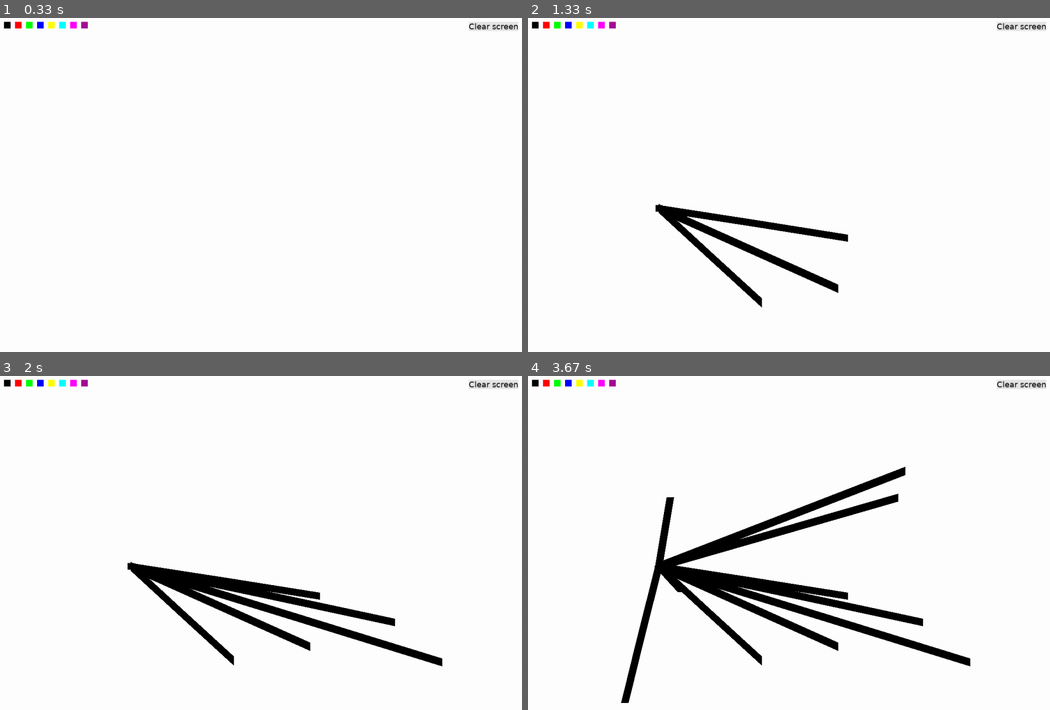
Above: before the commit, frames 1-4 (two rows, left to right).
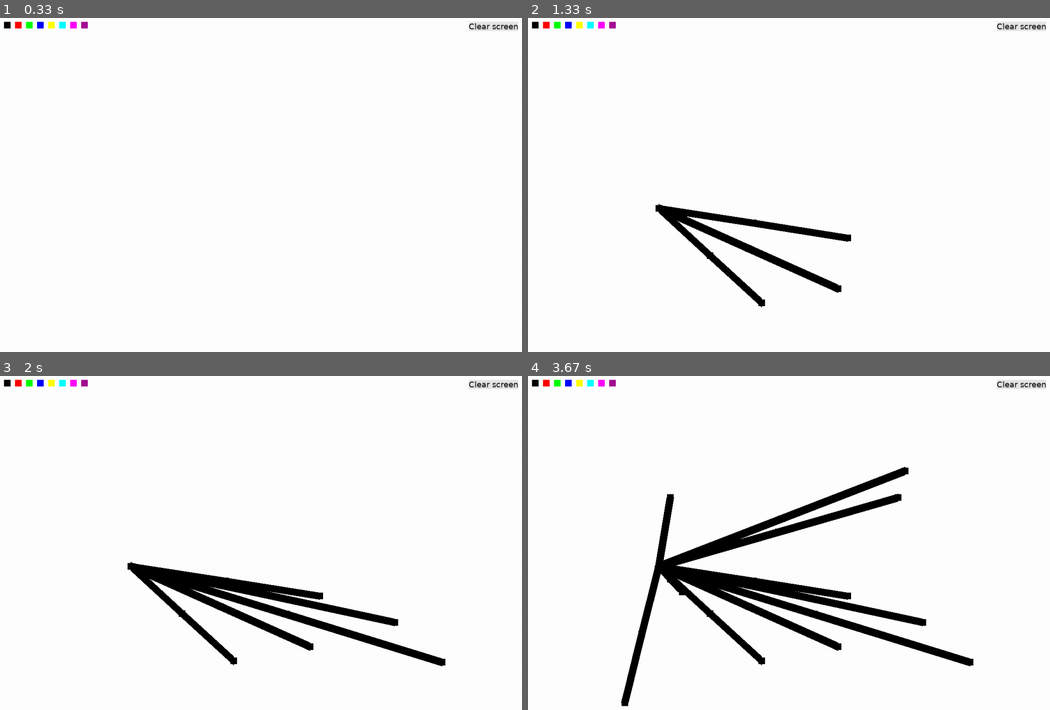
Above: after the commit, the same moments.

Repository: simplycode07/Paint-app-with-pygame
Game: pygame game, started from main.py
Same seed, same stepped clock (60 frames per second), same inputs: the game is played once before the commit and once after it.
Inputs (mouse positions are in pixels of both pictures, inside the frame that each line leads up to):
- Up to frame 1 (0.33 s): no input
- Up to frame 2 (1.33 s): press the mouse at (658, 208) at 0.37 s; move the mouse to (747, 248) at 0.47 s; release the mouse at (835, 288) at 0.6 s; press the mouse at (658, 208) at 0.7 s; move the mouse to (752, 221) at 0.8 s; release the mouse at (846, 238) at 0.93 s; press the mouse at (658, 208) at 1.03 s; move the mouse to (710, 255) at 1.13 s; release the mouse at (762, 301) at 1.27 s
- Up to frame 3 (2 s): press the mouse at (130, 566) at 1.37 s; move the mouse to (261, 593) at 1.47 s; release the mouse at (396, 623) at 1.6 s; press the mouse at (130, 566) at 1.7 s; move the mouse to (287, 613) at 1.8 s; release the mouse at (443, 663) at 1.93 s
- Up to frame 4 (3.67 s): press the mouse at (658, 566) at 2.03 s; move the mouse to (778, 532) at 2.13 s; release the mouse at (898, 496) at 2.27 s; press the mouse at (658, 566) at 2.37 s; move the mouse to (783, 519) at 2.47 s; release the mouse at (903, 469) at 2.6 s; press the mouse at (658, 566) at 2.7 s; move the mouse to (663, 532) at 2.8 s; release the mouse at (668, 496) at 2.93 s; press the mouse at (658, 566) at 3.03 s; move the mouse to (642, 633) at 3.13 s; release the mouse at (621, 703) at 3.27 s; press the mouse at (658, 566) at 3.37 s; move the mouse to (668, 579) at 3.47 s; release the mouse at (679, 593) at 3.6 s

Frame 1 is identical in both runs. In frame 2, less than 0.1% of the frame differs, in the area x 34-62%, y 60-87%; in frame 3, less than 0.1%; in frame 4, 0.2%, in the area x 17-86%, y 27-99%.

Commit message:
added tool manager for managing different tools

Diff:
--- a/main.py
+++ b/main.py
@@ -7,14 +7,18 @@
 display = pygame.display.set_mode(settings.resolution)
 pygame.display.set_caption("brr")
 
-pen = canvas.Pen(colors["black"], 15)
-ui = UI([pen])
+# tools = [canvas.Pen(colors["black"], settings.default_size), canvas.Square(colors["black"], settings.default_size)]
+tool_manager = canvas.ToolManager(colors["black"], 15)
+current_tool = 0
+
+ui = UI(tool_manager)
 
 running = True
-current_tool = None
 
 display.fill(colors["white"])
 display.blit(ui.draw(), (0, 0))
+
+mouse_state = (0, 0, 0)
 
 while running:
     for event in pygame.event.get():
@@ -23,28 +27,24 @@
 
         mouse_state = pygame.mouse.get_pressed()
 
-        if mouse_state[0] ^ mouse_state[2]:
-            pos = list(pygame.mouse.get_pos())
+        pos = list(pygame.mouse.get_pos())
 
-            # if click is in drawing area
-            if pos[1] > settings.ui_height:
-                # because the surface starts from (0, ui_height) and the mouse input is with respect to origin of display
-                pos[1] -= settings.ui_height
-                pen.add(pos)
+        # if click is in drawing area
+        if pos[1] > settings.ui_height:
+            # because the surface starts from (0, ui_height) and the mouse input is with respect to origin of display
+            pos[1] -= settings.ui_height
+            tool_manager.onclick(pos, mouse_state)
 
-            else:
-                pen.color, current_tool = ui.check_input(pos, pen.color, current_tool, canvas)
+        elif mouse_state[0]:
+            ui.check_input(pos, canvas)
 
-        if mouse_state == (1, 0, 0):
-            display.blit(pen.refresh(), (0, settings.ui_height))
+        # if mouse_state == (1, 0, 0):
+        #     display.blit(tools[0].refresh(), (0, settings.ui_height))
+        #
+        # if mouse_state == (0, 0, 1):
+        #     display.blit(tools[0].refresh(), (0, settings.ui_height))
 
-        if mouse_state == (0, 0, 1):
-            display.blit(pen.refresh(colors["white"]), (0, settings.ui_height))
-
-
-        # clear input drawing buffer when mouse released
-        if mouse_state == (0, 0, 0):
-            pen.positions = []
+    display.blit(tool_manager.onrefresh(mouse_state), (0, settings.ui_height))
 
     pygame.display.update()
 
--- a/src/canvas.py
+++ b/src/canvas.py
@@ -8,28 +8,55 @@
 def clear():
     drawing_area.fill(colors["white"])
 
+class ToolManager:
+    def __init__(self, color, size):
+        self.color = color
+        self.size = size
+
+        self.tool_id = 0
+        self.tools = [Pen(color, size), Square(color, size)]
+
+    # make a manager for tools which handles input and returns surface when refresh is called
+    def onclick(self, pos, mouse_state):
+        if self.tool_id == 0:
+            if mouse_state[0]:
+                self.tools[0].add(pos, self.color)
+            if mouse_state[2]:
+                self.tools[0].add(pos, colors["white"])
+
+
+            if mouse_state == (0, 0, 0):
+                self.tools[0].positions = []
+
+
+    def onrefresh(self, mouse_state):
+        if self.tool_id == 0:
+            return self.tools[0].refresh()
+
 class Pen:
     def __init__(self, color, size) -> None:
         self.color = color
         self.size = size
         self.positions = []
 
-    def add(self, pos):
-        self.positions.append(pos)
+    def add(self, pos, color=None):
+        if not color: color = self.color
+
+        self.positions.append((pos, color))
         print(self.positions)
 
-    def refresh(self, color_to_use=None):
-        if not color_to_use: color_to_use = self.color
+    def refresh(self):
+        if len(self.positions) == 1:
+            # self.positions is list of tuple(list, tuple)
+            #                                [x, y], color
+            rect_x = self.positions[0][0][0] - self.size//2
+            rect_y = self.positions[0][0][1] - self.size//2
 
-        if len(self.positions) == 1:
-            rect_x = self.positions[0][0] - self.size//2
-            rect_y = self.positions[0][1] - self.size//2
-
-            pygame.draw.rect(drawing_area, color_to_use, pygame.Rect(rect_x, rect_y, self.size, self.size))
+            pygame.draw.rect(drawing_area, self.positions[0][1], pygame.Rect(rect_x, rect_y, self.size, self.size))
 
         while len(self.positions) > 1:
-            dy = self.positions[0][1] - self.positions[1][1]
-            dx = self.positions[0][0] - self.positions[1][0]
+            dy = self.positions[0][0][1] - self.positions[1][0][1]
+            dx = self.positions[0][0][0] - self.positions[1][0][0]
 
             if abs(dx) > self.size/2 or abs(dy) > self.size/2:
                 angle = atan(dy/dx) if dx else 0
@@ -37,19 +64,18 @@
                 # i need a better method for this, lerp maybe?
                 adjusted_size = self.size * (1 + abs((sqrt(2)-1) * sin(2.0*angle)))
 
-                pygame.draw.line(drawing_area, color_to_use, self.positions[0], self.positions[1], int(adjusted_size))
+                pygame.draw.line(drawing_area, self.positions[0][1], self.positions[0][0], self.positions[1][0], int(adjusted_size))
 
             # this is to remove noise like texture in small lines
             else:
-                rect_x = self.positions[0][0] - self.size//2
-                rect_y = self.positions[0][1] - self.size//2
-                pygame.draw.rect(drawing_area, color_to_use, pygame.Rect(rect_x, rect_y, self.size, self.size))
+                rect_x = self.positions[0][0][0] - self.size//2
+                rect_y = self.positions[0][0][1] - self.size//2
+                pygame.draw.rect(drawing_area, self.positions[0][1], pygame.Rect(rect_x, rect_y, self.size, self.size))
 
             self.positions.pop(0)
-
-
         return drawing_area
 
 class Square:
-    def __init__(self, color) -> None:
+    def __init__(self, color, size) -> None:
         self.color = color
+        self.size = size
--- a/src/settings.py
+++ b/src/settings.py
@@ -1,4 +1,4 @@
-
+# UI
 resolution = (1200, 850)
 ui_height = 60
 ui_start = 10
@@ -9,3 +9,9 @@
 large_butt_width = 15
 large_butt_height = 15
 large_butt_gap = 10
+
+
+# Drawing
+default_size = 15
+min_size = 5
+max_size = 50
--- a/src/ui.py
+++ b/src/ui.py
@@ -9,10 +9,12 @@
     font = pygame.font.Font("C://Windows//Fonts//Arial.ttf", 18)
 
 class UI:
-    def __init__(self, tools):
+    def __init__(self, tool_manager):
         # canvas is the surface where the ui will be drawn to when draw() is called
         self.canvas = pygame.Surface((settings.resolution[0], settings.ui_height))
         self.clear()
+
+        self.tool_manager = tool_manager
 
         self.clear_button_text = font.render("Clear screen", True, colors["black"], (230, 230, 230))
         self.clear_button_rect = self.clear_button_text.get_rect()
@@ -30,7 +32,7 @@
             self.color_buttons.append(ColorButton([*colors.values()][i], button_rect))
 
         self.tool_buttons_rect = []
-        for i in range(len(tools)):
+        for i in range(len(self.tool_manager.tools)):
             start_x = (settings.small_butt_size + settings.small_butt_gap) * (i+1)
             start_y = settings.ui_start + settings.small_butt_size + settings.small_butt_gap
             button_rect = pygame.Rect(start_x, start_y, settings.small_butt_size, settings.small_butt_size)
@@ -45,21 +47,22 @@
         self.canvas.fill(colors["white"])
 
     # check input
-    def check_input(self, pos, color, tool, canvas):
+    def check_input(self, pos, canvas):
         for button in self.color_buttons:
             if button.rect.collidepoint(pos):
-                return (button.color, tool)
+                self.tool_manager.color = button.color
+                print(button.color, self.tool_manager.color)
+                # return (button.color, tool)
 
         if self.clear_button_rect.collidepoint(pos):
             self.clear()
             self.draw()
             canvas.clear()
 
-        return (color, tool)
+        # return (color, tool)
         # return (color, tool_id)
 
     def draw(self, current_tool=None):
-
         for button in self.color_buttons:
             print(f"drawing {button.rect.x}")
             pygame.draw.rect(self.canvas, button.color, button.rect)
